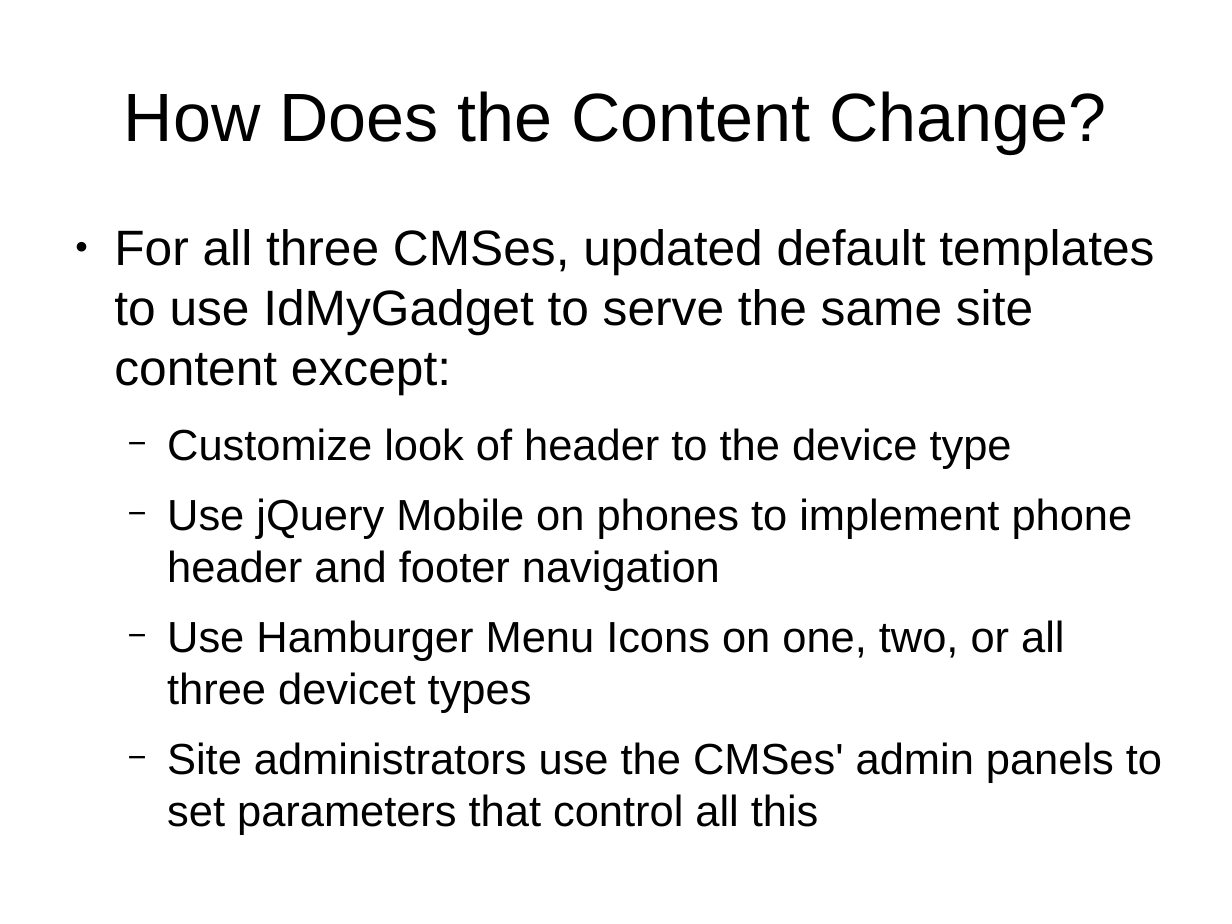
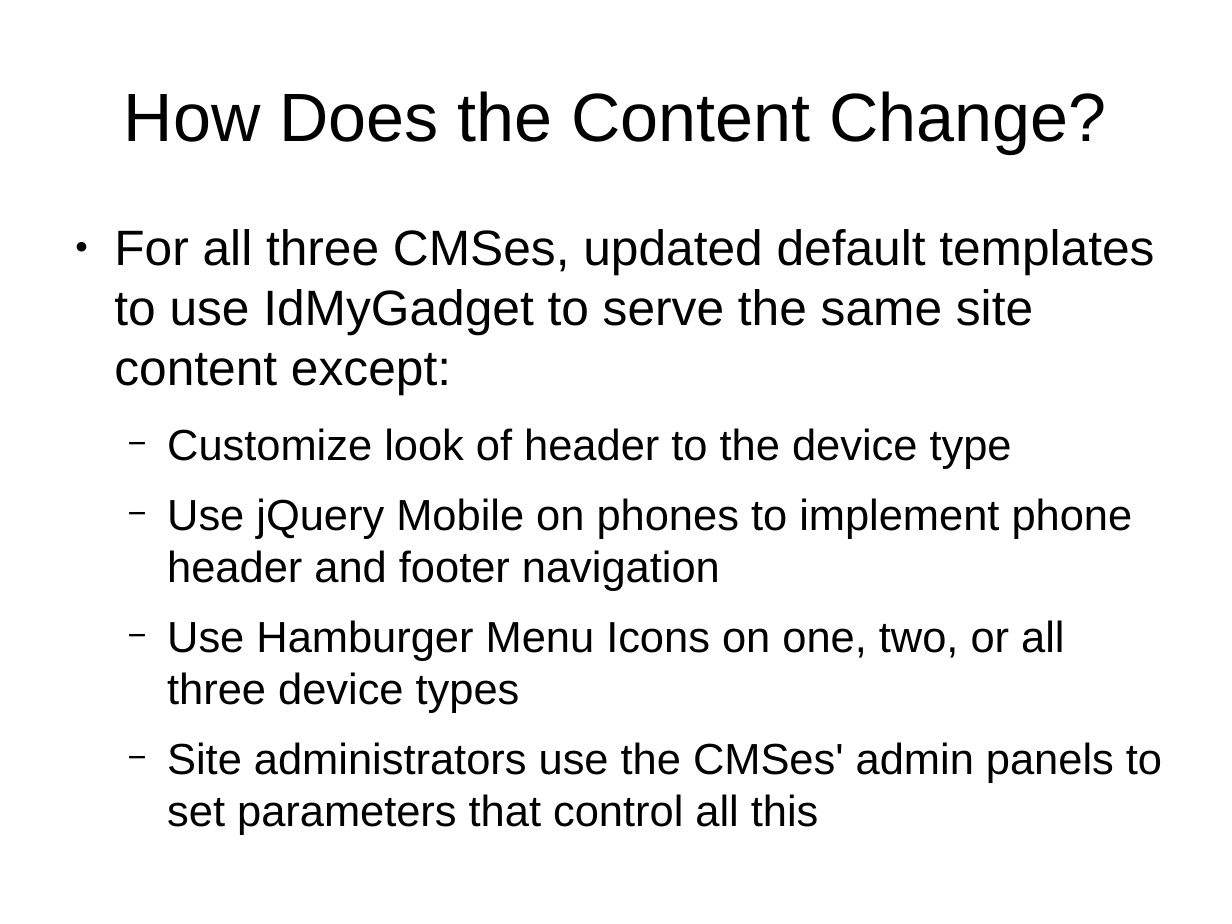
Before and after one commit to tomwhartung/jmws_accoutrements, a slide deck: slide 12 of presentations/2016_07-Drupal/9-slides.odp (slide 9 before the commit). Drawn at 1232x924 pixels with LibreOffice and Linux fonts; fonts in the diff are those of the drawing. Boxes give left, top, right and bottom in pixels: in the first picture for what was removed or moved away, otherwise in the second. Text is boxed around its words. In the diff, an @@ line names an element or a change of style, - is before the commit and + after.

```diff
--- a/presentations/2016_07-Drupal/9-slides.odp
+++ b/presentations/2016_07-Drupal/9-slides.odp
@@ text at box(167, 620, 1064, 713): text changed @@
-  − Use Hamburger Menu Icons on one, two, or all three devicet types
+  − Use Hamburger Menu Icons on one, two, or all three device types
```
Also in this commit, not shown: 4 other slides changed, 4 slides added, 1 slide removed.
